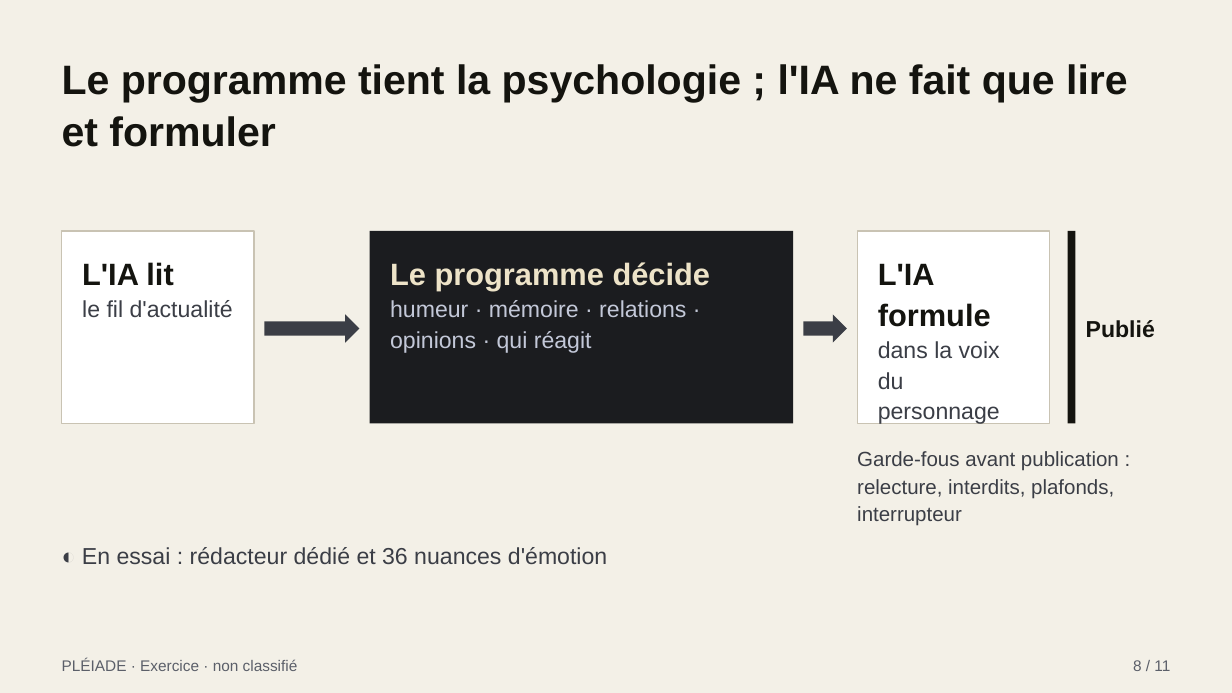
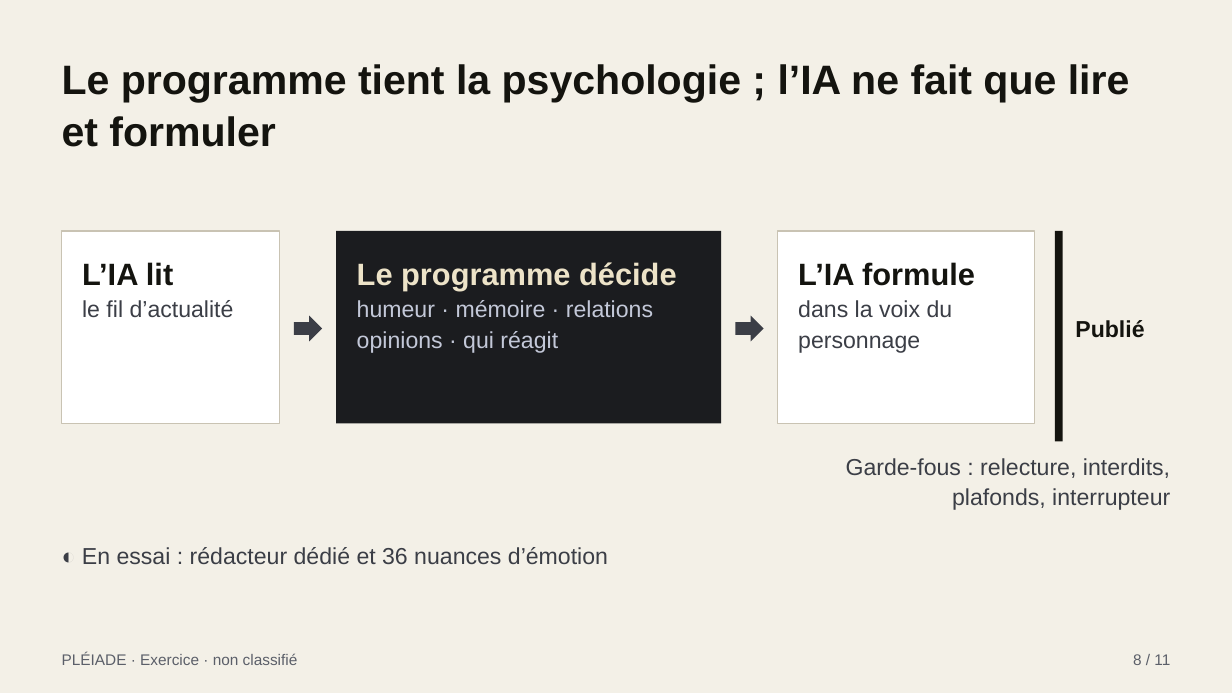
Before and after one commit to ViktorGlarak/MINERVE, a slide deck: slide 8 of PLEIADE/PRESENTATION/PLEIADE_presentation_v2.pptx. Drawn at 1232x693 pixels with LibreOffice and Linux fonts; fonts in the diff are those of the drawing. Boxes give left, top, right and bottom in pixels: in the first picture for what was removed or moved away, otherwise in the second. Text is boxed around its words. In the diff, an @@ line names an element or a change of style, - is before the commit and + after.

```diff
--- a/PLEIADE/PRESENTATION/PLEIADE_presentation_v2.pptx
+++ b/PLEIADE/PRESENTATION/PLEIADE_presentation_v2.pptx
@@ text at box(62, 64, 1130, 147): text changed @@
-Le programme tient la psychologie ; l'IA ne fait que lire et formuler
+Le programme tient la psychologie ; l’IA ne fait que lire et formuler
@@ rectangle: place and size @@
-rectangle at box(62, 231, 254, 423)
+rectangle at box(62, 231, 280, 423)
@@ rectangle: place and size @@
-rectangle at box(370, 231, 793, 423)
+rectangle at box(336, 231, 722, 423)
@@ rectangle: place and size @@
-rectangle at box(858, 231, 1050, 423)
+rectangle at box(778, 231, 1035, 423)
@@ rectangle: place and size @@
-rectangle at box(1068, 231, 1076, 423)
+rectangle at box(1055, 231, 1063, 442)
@@ text at box(82, 262, 234, 317): text changed @@
-L'IA lit
-le fil d'actualité
+L’IA lit
+le fil d’actualité
@@ text "Le programme décide": place and size @@
-text "Le programme décide" at box(390, 262, 711, 353)
+text "Le programme décide" at box(357, 262, 677, 353)
@@ text at box(798, 262, 975, 286): text changed @@
-L'IA formule
+L’IA formule
@@ text "L’IA formule": place and size @@
-text "L’IA formule" at box(878, 263, 1000, 424)
+text "L’IA formule" at box(798, 262, 975, 353)
@@ text "Publié": place and size @@
-text "Publié" at box(1086, 320, 1155, 338)
+text "Publié" at box(1075, 320, 1144, 338)
@@ right arrow: place and size @@
-right arrow at box(264, 314, 360, 343)
+right arrow at box(294, 316, 323, 342)
@@ text at box(357, 300, 653, 353): text changed @@
-humeur · mémoire · relations · opinions · qui réagit
+humeur · mémoire · relations
+opinions · qui réagit
@@ right arrow: place and size @@
-right arrow at box(803, 314, 847, 343)
+right arrow at box(736, 316, 764, 342)
@@ text at box(846, 458, 1170, 510): text changed; size 16 to 18 pt @@
-Garde-fous avant publication : relecture, interdits, plafonds, interrupteur
+Garde-fous : relecture, interdits,
+plafonds, interrupteur
@@ text "PLÉIADE · Exercice · non ...": place and size @@
-text "PLÉIADE · Exercice · non ..." at box(62, 659, 298, 671)
+text "PLÉIADE · Exercice · non ..." at box(62, 652, 298, 665)
@@ text "8 / 11": place and size @@
-text "8 / 11" at box(1133, 660, 1170, 671)
+text "8 / 11" at box(1133, 654, 1170, 665)
```
Also in this commit, not shown: 10 other slides changed, 4 other files.
